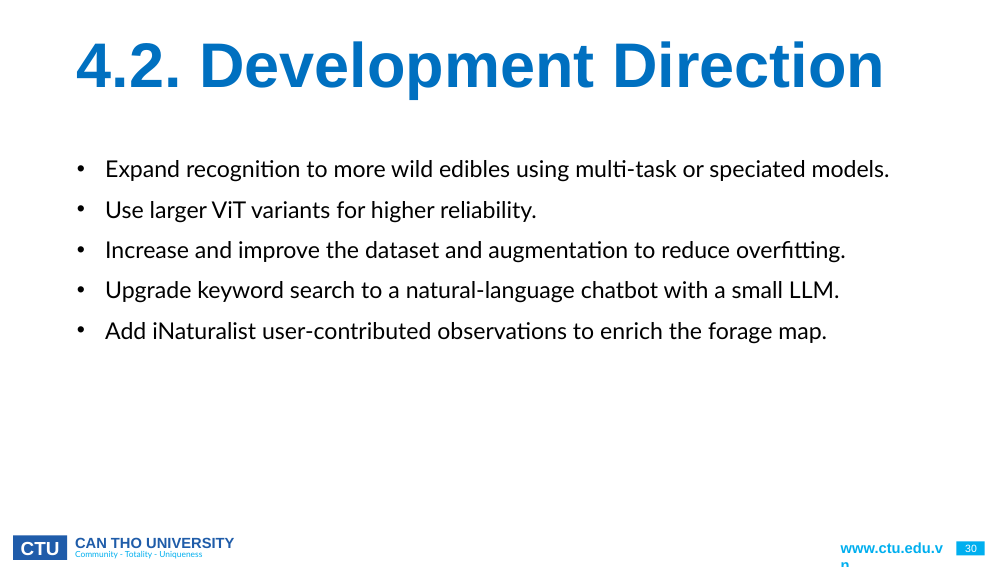
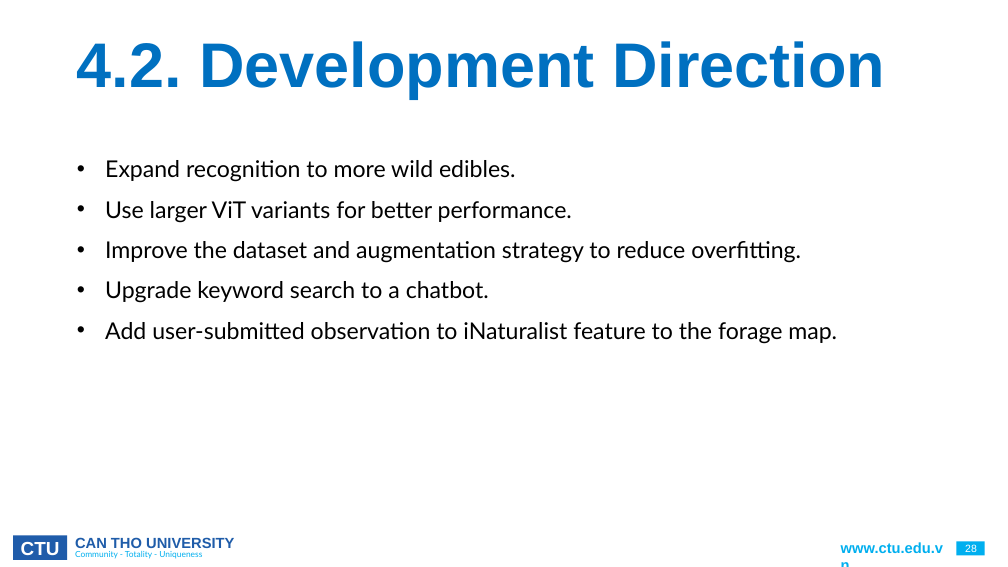
Before and after one commit to CommonHouseCat/fungiscan-mushroom-identifier, a slide deck: slide 28 of Báo cáo/GraduationThesis.pptx (slide 30 before the commit). Drawn at 1008x567 pixels with LibreOffice and Linux fonts; fonts in the diff are those of the drawing; background and template pictures are left out. Boxes give left, top, right and bottom in pixels: in the first picture for what was removed or moved away, otherwise in the second. Text is boxed around its words. In the diff, an @@ line names an element or a change of style, - is before the commit and + after.

```diff
--- a/Báo cáo/GraduationThesis.pptx
+++ b/Báo cáo/GraduationThesis.pptx
@@ text at [105, 160, 837, 344]: text changed @@
-• Expand recognition to more wild edibles using multi-task or speciated models.
-• Use larger ViT variants for higher reliability.
-• Increase and improve the dataset and augmentation to reduce overfitting.
-• Upgrade keyword search to a natural-language chatbot with a small LLM.
-• Add iNaturalist user-contributed observations to enrich the forage map.
+• Expand recognition to more wild edibles.
+• Use larger ViT variants for better performance.
+• Improve the dataset and augmentation strategy to reduce overfitting.
+• Upgrade keyword search to a chatbot.
+• Add user-submitted observation to iNaturalist feature to the forage map.
@@ page number at [965, 544, 977, 552]: text changed @@
-30
+28
```
Also in this commit, not shown: 9 other slides changed, 2 slides removed.
